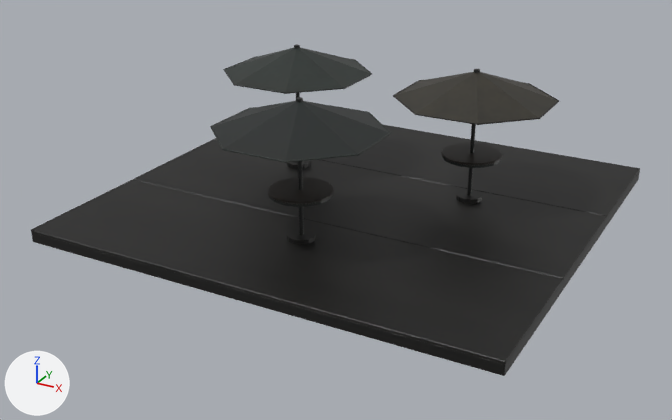
The Blender file ArtSource/City/RidgeKiosk/RidgeKioskCourt.blend, before and after one commit.
The view is the same before and after, from a 50 mm camera at (8.61, -22.68, 7.91) aimed at (-0.98, -5.24, -0.81). Lighting does not change. The marker at lower left points along +X, +Y and +Z. The older version comes first.

Before the edit, the objects in view are built like this:
```python
ob_ridgekioskcourt_kioskcanopy0_ridgekiosksurface = bpy.data.objects.new('RidgeKioskCourt_KioskCanopy0_RidgeKioskSurface', me_ridgekioskcourt_kioskcanopy0_ridgekiosksurface)
ob_ridgekioskcourt_kioskcanopy0_ridgekiosksurface.parent = ob_kioskcanopy0
ob_ridgekioskcourt_kioskcanopy0_ridgekiosksurface.location = (0.0, 0.0, 0.0)
ob_ridgekioskcourt_kioskcanopy2_ridgekiosksurface = bpy.data.objects.new('RidgeKioskCourt_KioskCanopy2_RidgeKioskSurface', me_ridgekioskcourt_kioskcanopy2_ridgekiosksurface)
ob_ridgekioskcourt_kioskcanopy2_ridgekiosksurface.parent = ob_kioskcanopy2
ob_ridgekioskcourt_kioskcanopy2_ridgekiosksurface.location = (0.0, 0.0, 0.0)
ob_ridgekioskcourt_kioskcourtslab_ridgekiosksurface = bpy.data.objects.new('RidgeKioskCourt_KioskCourtSlab_RidgeKioskSurface', me_ridgekioskcourt_kioskcourtslab_ridgekiosksurface)
ob_ridgekioskcourt_kioskcourtslab_ridgekiosksurface.parent = ob_kioskcourtslab
ob_ridgekioskcourt_kioskcourtslab_ridgekiosksurface.location = (0.0, 0.0, 0.0)
# also in view: 'RidgeKioskCourt_RidgeKioskSurface' at (0.0, -6.68, 1.27); 'RidgeKioskCourt_KioskCanopy1_RidgeKioskSurface' at (2.15, -4.94, 2.56)
```
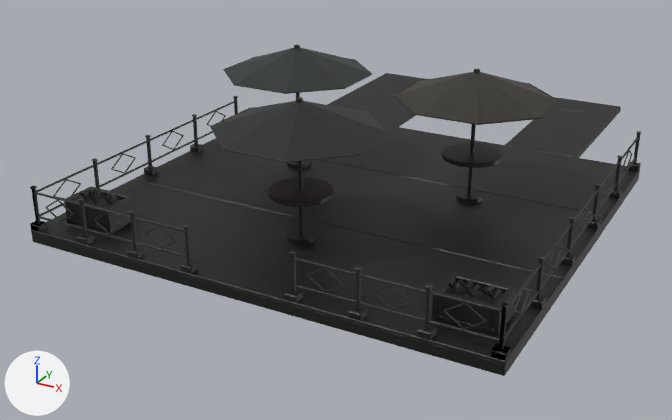
What differs and where, as boxes (x1, y1, x2, y2) in the pictures (672 x 420 px):
'RidgeKioskCourt_KioskCourtEdges_RidgeKioskSurface', added: after (30, 96, 641, 361)
'RidgeKioskCourt_KioskCourtPathRight_RidgeKioskSurface', added: after (505, 98, 621, 158)
'RidgeKioskCourt_KioskCourtPathLeft_RidgeKioskSurface', added: after (327, 73, 427, 112)
'RidgeKioskCourt_KioskCourtPathService_RidgeKioskSurface', added: after (370, 101, 416, 127)

Diff of the bpy script that builds the scene:
```diff
--- a/ArtSource/City/RidgeKiosk/RidgeKioskCourt.blend.py
+++ b/ArtSource/City/RidgeKiosk/RidgeKioskCourt.blend.py
@@ ob_ridgekioskcourt_kioskcourtpathright_ridgekiosksurface @@
+ob_ridgekioskcourt_kioskcourtpathright_ridgekiosksurface = bpy.data.objects.new('RidgeKioskCourt_KioskCourtPathRight_RidgeKioskSurface', me_ridgekioskcourt_kioskcourtpathright_ridgekiosksurface)  # 144 vertices, 126 faces; spans x 1.66..3.46, y -1.27..3.4, z -0.14..0.0; in mat_ridgekiosksurface (picture img_ridgekioskpalette_png)
+ob_ridgekioskcourt_kioskcourtpathright_ridgekiosksurface.parent = ob_kioskcourtpathright
+ob_ridgekioskcourt_kioskcourtpathright_ridgekiosksurface.location = (0.0, 0.0, 0.0)
@@ ob_kioskcourtpathright @@
+ob_kioskcourtpathright = bpy.data.objects.new('KioskCourtPathRight', None)
+ob_kioskcourtpathright.parent = ob_ridgekioskcourt_metricroot
+ob_kioskcourtpathright.location = (0.0, 0.0, 0.0)
@@ ob_ridgekioskcourt_kioskcourtpathleft_ridgekiosksurface @@
+ob_ridgekioskcourt_kioskcourtpathleft_ridgekiosksurface = bpy.data.objects.new('RidgeKioskCourt_KioskCourtPathLeft_RidgeKioskSurface', me_ridgekioskcourt_kioskcourtpathleft_ridgekiosksurface)  # 160 vertices, 140 faces; spans x -3.91..-2.12, y -1.27..3.4, z -0.14..0.0; in mat_ridgekiosksurface (picture img_ridgekioskpalette_png)
+ob_ridgekioskcourt_kioskcourtpathleft_ridgekiosksurface.parent = ob_kioskcourtpathleft
+ob_ridgekioskcourt_kioskcourtpathleft_ridgekiosksurface.location = (0.0, 0.0, 0.0)
@@ ob_kioskcourtpathleft @@
+ob_kioskcourtpathleft = bpy.data.objects.new('KioskCourtPathLeft', None)
+ob_kioskcourtpathleft.parent = ob_ridgekioskcourt_metricroot
+ob_kioskcourtpathleft.location = (0.0, 0.0, 0.0)
@@ ob_ridgekioskcourt_kioskcourtpathservice_ridgekiosksurface @@
+ob_ridgekioskcourt_kioskcourtpathservice_ridgekiosksurface = bpy.data.objects.new('RidgeKioskCourt_KioskCourtPathService_RidgeKioskSurface', me_ridgekioskcourt_kioskcourtpathservice_ridgekiosksurface)  # 48 vertices, 42 faces; spans x -2.55..-1.45, y -1.27..0.75, z -0.14..0.0; in mat_ridgekiosksurface (picture img_ridgekioskpalette_png)
+ob_ridgekioskcourt_kioskcourtpathservice_ridgekiosksurface.parent = ob_kioskcourtpathservice
+ob_ridgekioskcourt_kioskcourtpathservice_ridgekiosksurface.location = (0.0, 0.0, 0.0)
@@ ob_kioskcourtpathservice @@
+ob_kioskcourtpathservice = bpy.data.objects.new('KioskCourtPathService', None)
+ob_kioskcourtpathservice.parent = ob_ridgekioskcourt_metricroot
+ob_kioskcourtpathservice.location = (0.0, 0.0, 0.0)
@@ ob_ridgekioskcourt_kioskcourtedges_ridgekiosksurface @@
+ob_ridgekioskcourt_kioskcourtedges_ridgekiosksurface = bpy.data.objects.new('RidgeKioskCourt_KioskCourtEdges_RidgeKioskSurface', me_ridgekioskcourt_kioskcourtedges_ridgekiosksurface)  # 3104 vertices, 2716 faces; spans x -5.0..5.0, y -10.7..-1.27, z 0.0..0.92; in mat_ridgekiosksurface (picture img_ridgekioskpalette_png)
+ob_ridgekioskcourt_kioskcourtedges_ridgekiosksurface.parent = ob_kioskcourtedges
+ob_ridgekioskcourt_kioskcourtedges_ridgekiosksurface.location = (0.0, 0.0, 0.0)
@@ ob_kioskcourtedges @@
+ob_kioskcourtedges = bpy.data.objects.new('KioskCourtEdges', None)
+ob_kioskcourtedges.parent = ob_ridgekioskcourt_metricroot
+ob_kioskcourtedges.location = (0.0, 0.0, 0.0)
```
